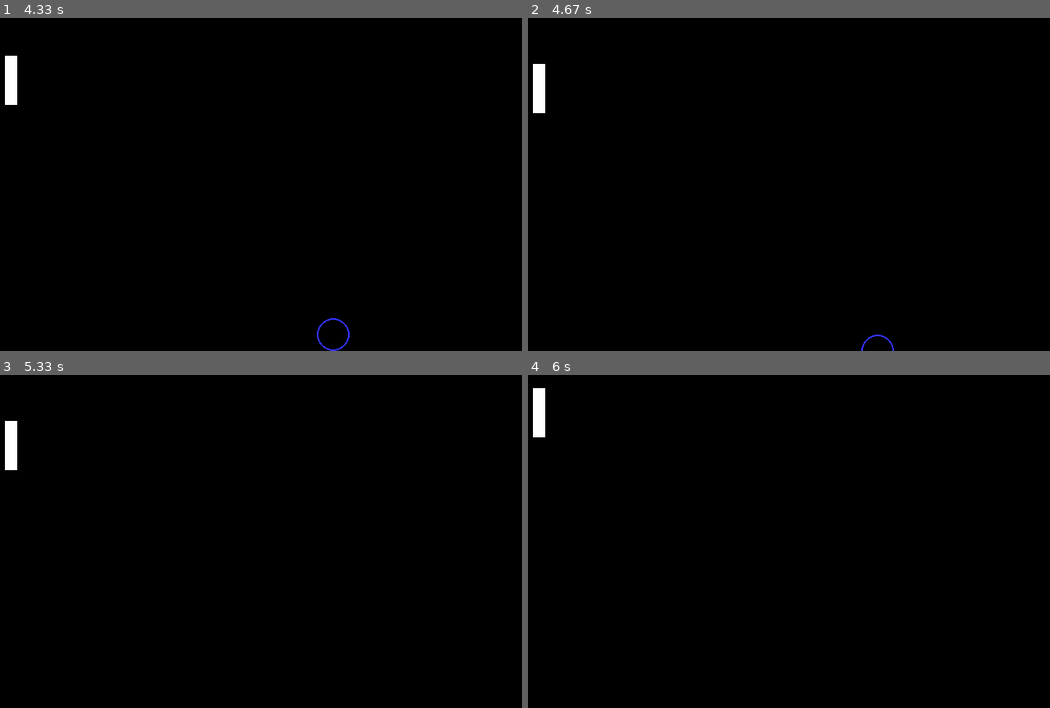
Above: before the commit, frames 1-4 (two rows, left to right).
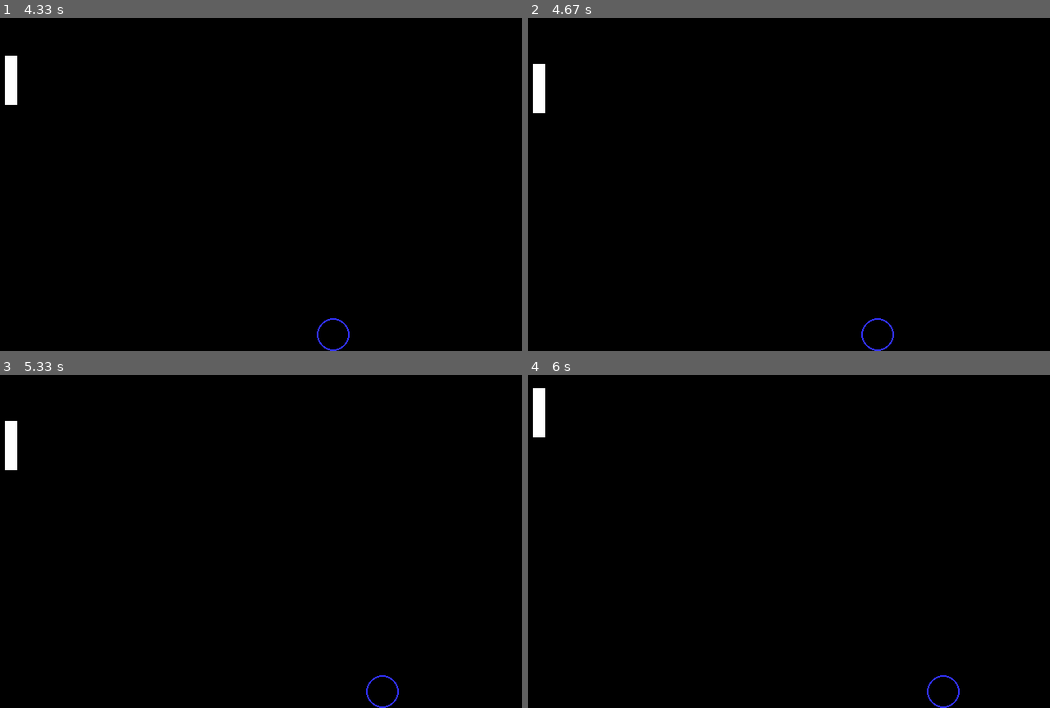
Above: after the commit, the same moments.

Repository: RowleySanchezm/Yr12ComputerScience
Game: pygame game, started from PyGame/pong game.py
The game is run twice, just before and just after one commit, with the same random seed, the same clock (stepped at 60 frames per second) and the same inputs.
Inputs:
- Up to frame 1 (4.33 s): hold Up 0.33-0.8 s; hold Down 0.83-1.13 s; hold Up 1.17-1.53 s; hold Down 1.57-1.93 s; hold Up 1.97-2.27 s; hold Down 2.3-2.6 s; hold Up 2.63-3 s; hold Down 3.03-3.4 s; hold Up 3.43-3.73 s; hold Down 3.77-4.07 s; hold Up from 4.1 s (still down)
- Up to frame 2 (4.67 s): release Up at 4.47 s; hold Down from 4.5 s (still down)
- Up to frame 3 (5.33 s): release Down at 4.87 s; hold Up 4.9-5.2 s; hold Down from 5.23 s (still down)
- Up to frame 4 (6 s): release Down at 5.53 s; hold Up 5.57-5.93 s; hold Down from 5.97 s (still down)

Frame 1 is identical in both runs. In frame 2, 0.1% of the frame differs, in the area x 63-71%, y 90-100%; in frame 3, less than 0.1%; in frame 4, less than 0.1%.

Commit message:
stopping ball from leaving screen attempt 1

Diff:
--- a/PyGame/pong game.py
+++ b/PyGame/pong game.py
@@ -24,14 +24,14 @@
 pygame.display.set_caption("My First Flipbook")
 
 game_over = False
-block_x = 10
-block_y = size[1]//2
+paddle_block_x = 10
+paddle_block_y = size[1]//2
 speed = 5
 direction = 0
-x_val = 150
-y_val = 200
-x_offset = 1
-y_offset = 1
+ball_x_val = 150
+ball_y_val = 200
+ball_x_offset = 1
+ball_y_offset = 1
 
 ### -- Game Loop
 while not game_over:
@@ -52,16 +52,20 @@
 
 
     # -- Game logic goes after this comment
-    block_y = block_y + direction * speed
-    x_val = x_val + x_offset
-    y_val = y_val + y_offset
+    paddle_block_y = paddle_block_y + direction * speed
+    ball_x_val = ball_x_val + ball_x_offset
+    ball_y_val = ball_y_val + ball_y_offset
+    if ball_y_val > 480 - 20 or ball_y_val < 20:
+        ball_y_val *= -1
+    if ball_x_val > 640 - 20 or ball_x_val <20:
+        ball_x_val *= -1
     # -- Screen background is BLACK
     screen.fill (BLACK)
 
     # -- Draw here
 
-    pygame.draw.rect(screen, WHITE, (block_x, block_y, 15, 60))
-    pygame.draw.circle(screen, BLUE, (x_val,y_val),20,2)
+    pygame.draw.rect(screen, WHITE, (paddle_block_x, paddle_block_y, 15, 60))
+    pygame.draw.circle(screen, BLUE, (ball_x_val,ball_y_val),20,2)
 
     # -- flip display to reveal new position of objects
     pygame.display.flip()
